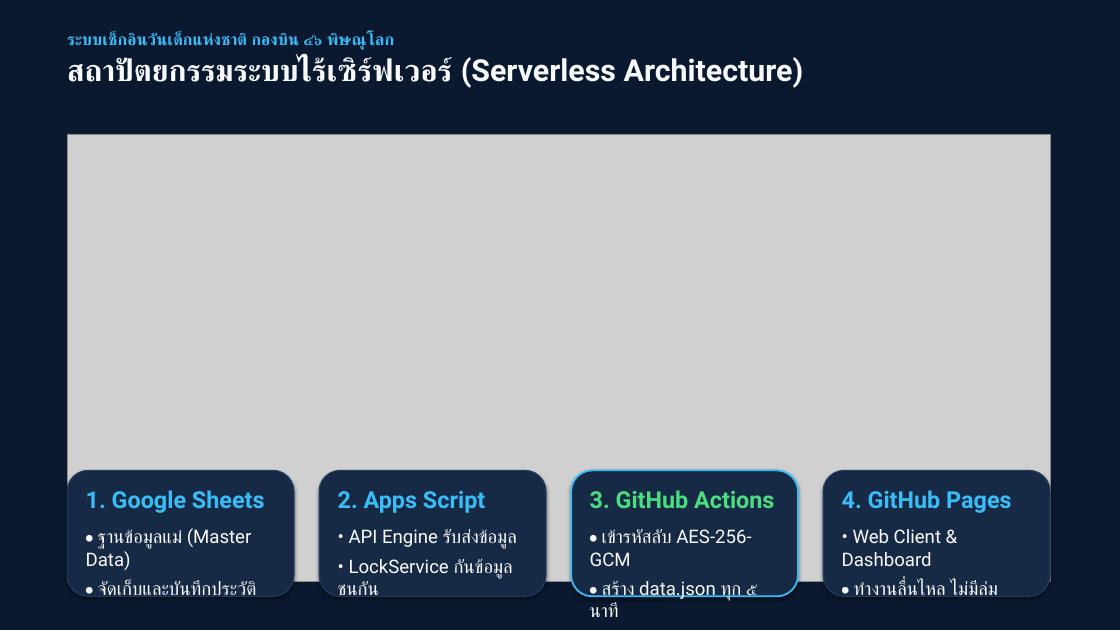
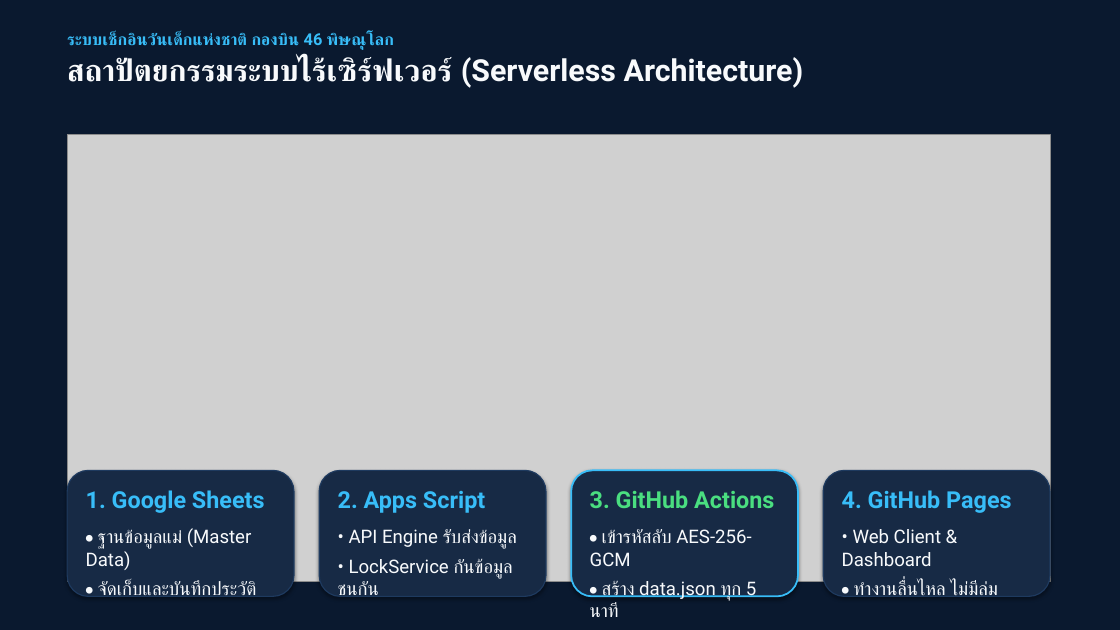
Before and after one commit to charkhrit/CDs-checkin-system, a slide deck: slide 3 of DOCs/CDs_Checkin_System_Presentation.pptx. Drawn at 1120x630 pixels with LibreOffice and Linux fonts; fonts in the diff are those of the drawing; grey boxes stand for pictures. Boxes give left, top, right and bottom in pixels: in the first picture for what was removed or moved away, otherwise in the second. Text is boxed around its words. In the diff, an @@ line names an element or a change of style, - is before the commit and + after.

```diff
--- a/DOCs/CDs_Checkin_System_Presentation.pptx
+++ b/DOCs/CDs_Checkin_System_Presentation.pptx
@@ text at <box>67,33,394,50</box>: text changed @@
-ระบบเช็กอินวันเด็กแห่งชาติ กองบิน ๔๖ พิษณุโลก
+ระบบเช็กอินวันเด็กแห่งชาติ กองบิน 46 พิษณุโลก
@@ text at <box>590,581,756,617</box>: text changed @@
-• สร้าง data.json ทุก ๕ นาที
+• สร้าง data.json ทุก 5 นาที
```
Also in this commit, not shown: 9 other slides changed, 3 other files.
